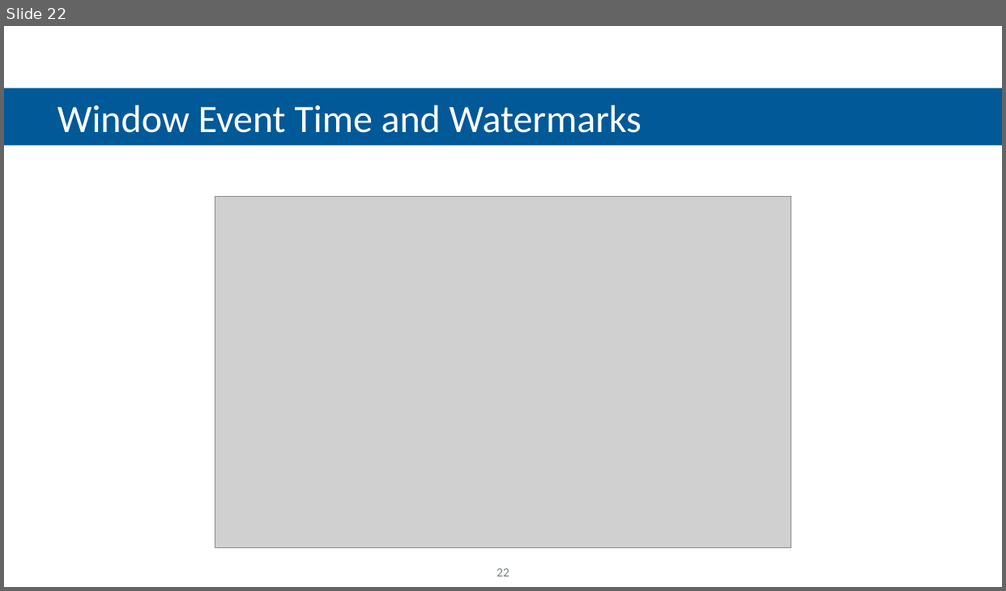
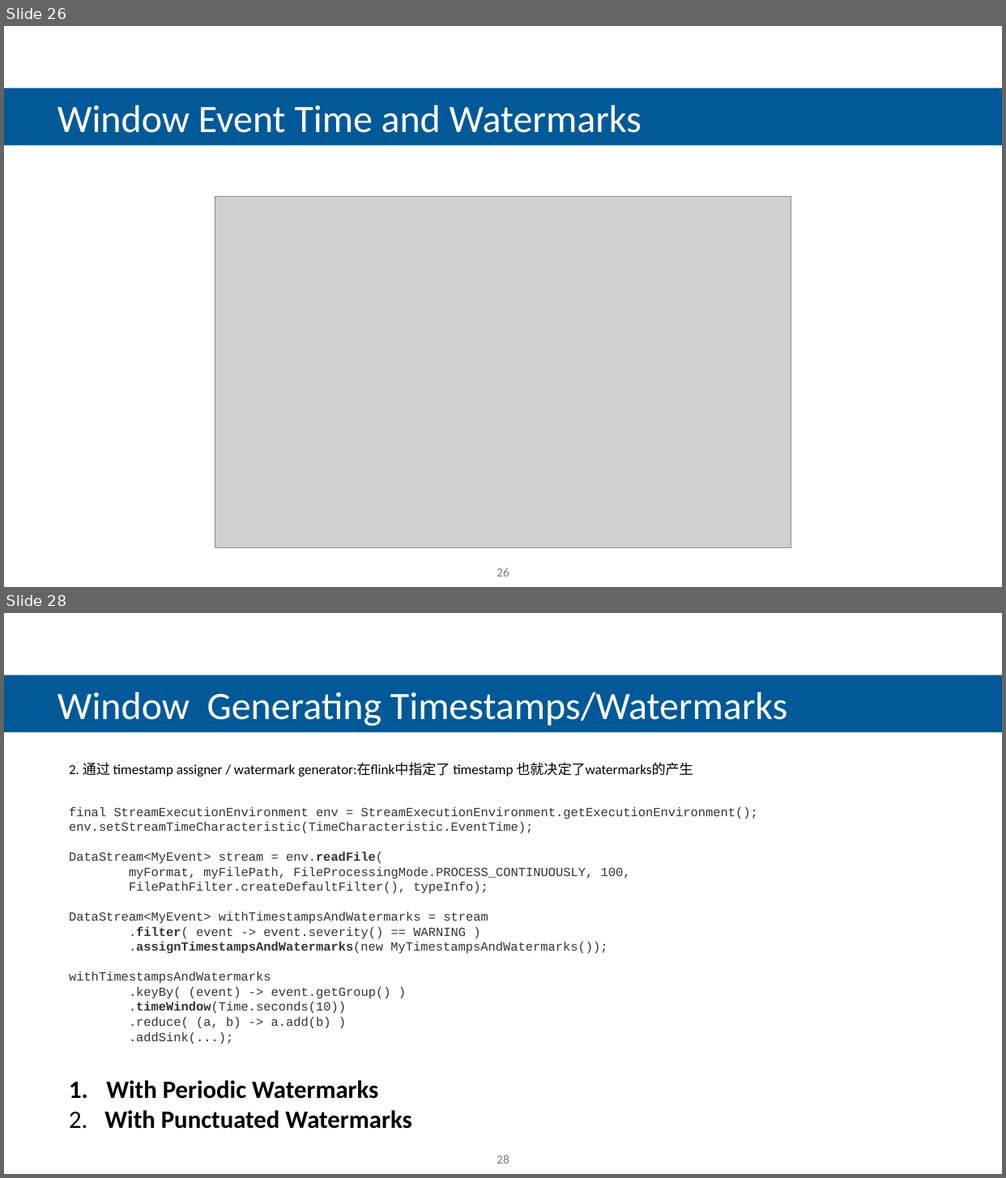
Before and after one commit to feiniaoyuyu/com-my-flink-java, a slide deck: flink introduction.pptx. Shown one above the other, each under a label of ours: slide 22 before the commit, slides 26 and 28 after it; the slides between them are not shown. The pictures are 1006x591 and 1006x1178 pixels, drawn with LibreOffice and Linux fonts; fonts in the diff are those of the drawing; grey boxes stand for pictures; background and template pictures are left out. Boxes give left, top, right and bottom in pixels: in the first picture for what was removed or moved away, otherwise in the second. Text is boxed around its words. In the diff, an @@ line names an element or a change of style, - is before the commit and + after.

```diff
--- a/flink introduction.pptx
+++ b/flink introduction.pptx
@@ slide 28 added at <box>4,613,1002,1174</box>, background #FFFFFF @@
@@ rectangle added at <box>4,675,1002,732</box>, fill #015998, 28 pt, text #FFFFFF @@
+  Window Generating Timestamps/Watermarks
@@ text added at <box>69,762,758,1129</box>, 9 pt, text #333333 @@
+2. 通过 timestamp assigner / watermark generator:在flink中指定了 timestamp 也就决定了watermarks的产生
+final StreamExecutionEnvironment env = StreamExecutionEnvironment.getExecutionEnvironment();
+env.setStreamTimeCharacteristic(TimeCharacteristic.EventTime);
+DataStream<MyEvent> stream = env.readFile(
+myFormat, myFilePath, FileProcessingMode.PROCESS_CONTINUOUSLY, 100,
+FilePathFilter.createDefaultFilter(), typeInfo);
+DataStream<MyEvent> withTimestampsAndWatermarks = stream
+.filter( event -> event.severity() == WARNING )
+.assignTimestampsAndWatermarks(new MyTimestampsAndWatermarks());
+withTimestampsAndWatermarks
+.keyBy( (event) -> event.getGroup() )
+.timeWindow(Time.seconds(10))
+.reduce( (a, b) -> a.add(b) )
+.addSink(...);
+1. With Periodic Watermarks
+2. With Punctuated Watermarks
@@ page number added at <box>496,1155,509,1164</box>, 9 pt, text #72808A @@
+28
@@ what was slide 22 is now slide 26 @@
@@ page number at <box>496,568,509,577</box>: text changed @@
-22
+26
```
Also in this commit, not shown: 17 slides changed, 9 other slides added, 3 slides removed, 37 other files.
